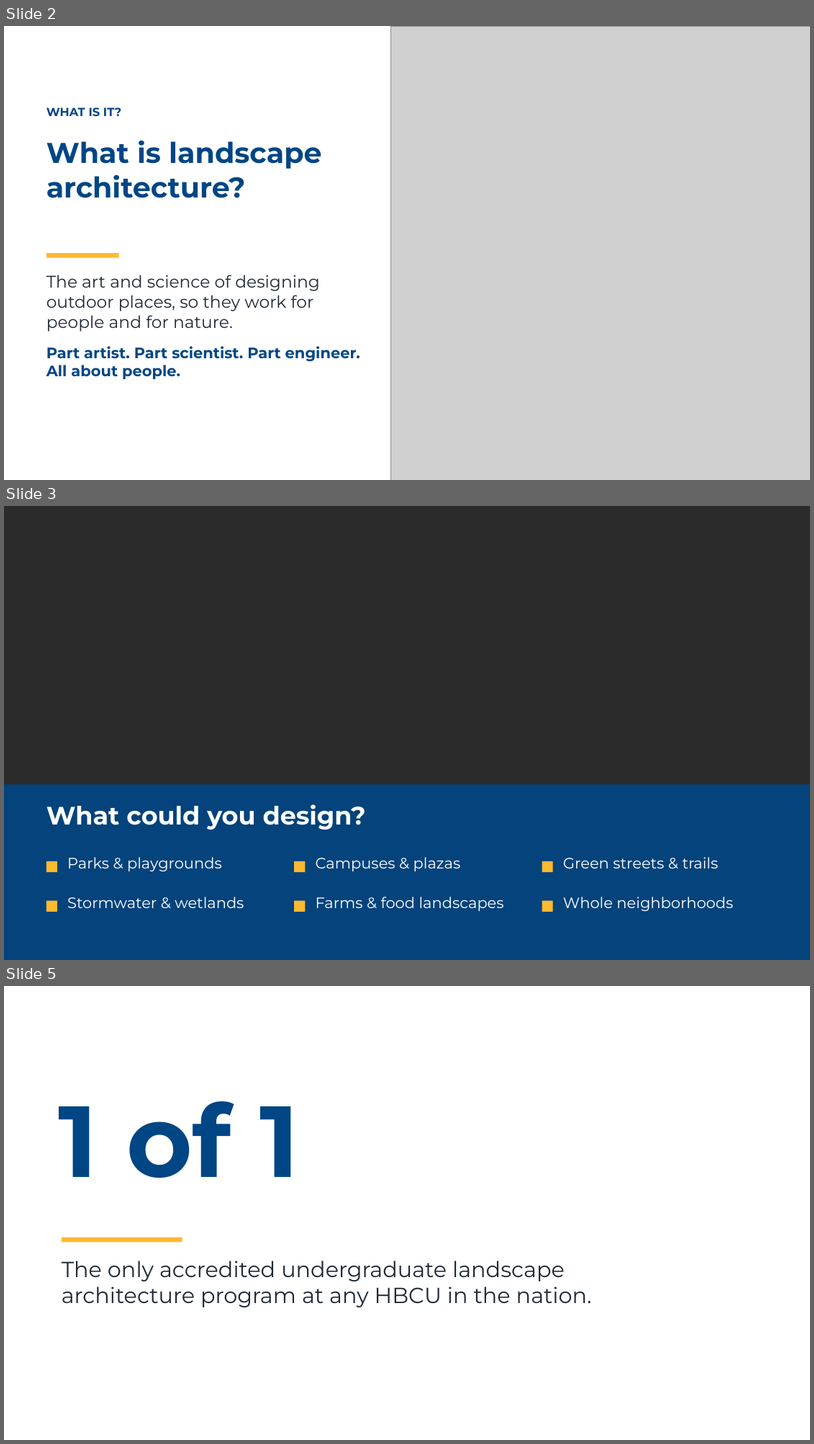
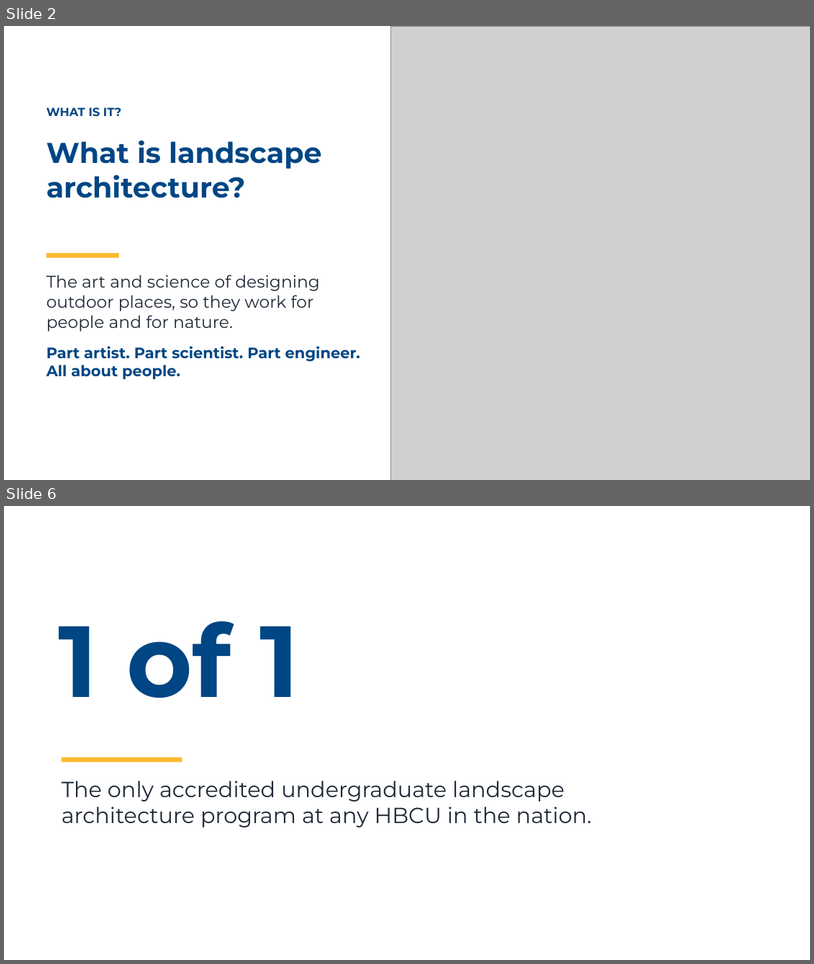
Before and after one commit to ncatlandarch-droid/ncat-landreth-farm-expansion, a slide deck: recruiting/NCAT_Landscape_Architecture_Recruiting.pptx. Shown one above the other, each under a label of ours: slides 2, 3 and 5 before the commit, slides 2 and 6 after it; the slides between them are not shown. The pictures are 814x1444 and 814x964 pixels, drawn with LibreOffice and Linux fonts; fonts in the diff are those of the drawing; grey boxes stand for pictures; background and template pictures are left out; a plain dark background stands for a picture behind light text. Boxes give left, top, right and bottom in pixels: in the first picture for what was removed or moved away, otherwise in the second. Text is boxed around its words. In the diff, an @@ line names an element or a change of style, - is before the commit and + after.

```diff
--- a/recruiting/NCAT_Landscape_Architecture_Recruiting.pptx
+++ b/recruiting/NCAT_Landscape_Architecture_Recruiting.pptx
@@ slide 3 removed at bbox=[4, 506, 810, 960], background picture (left out) @@
@@ rectangle removed at bbox=[4, 784, 810, 960] @@
@@ text removed at bbox=[46, 804, 366, 829] @@
-What could you design?
@@ rectangle removed at bbox=[46, 861, 57, 872] @@
@@ text removed at bbox=[67, 857, 222, 871] @@
-Parks & playgrounds
@@ rectangle removed at bbox=[294, 861, 305, 872] @@
@@ text removed at bbox=[316, 857, 461, 871] @@
-Campuses & plazas
@@ rectangle removed at bbox=[543, 861, 553, 872] @@
@@ text removed at bbox=[563, 857, 719, 868] @@
-Green streets & trails
@@ rectangle removed at bbox=[46, 901, 57, 911] @@
@@ text removed at bbox=[67, 896, 244, 908] @@
-Stormwater & wetlands
@@ rectangle removed at bbox=[294, 901, 305, 911] @@
@@ text removed at bbox=[316, 896, 504, 911] @@
-Farms & food landscapes
@@ rectangle removed at bbox=[543, 901, 553, 911] @@
@@ text removed at bbox=[563, 896, 733, 911] @@
-Whole neighborhoods
@@ what was slide 5 is now slide 6 @@
```
Also in this commit, not shown: 1 slide changed, 5 slides added.
